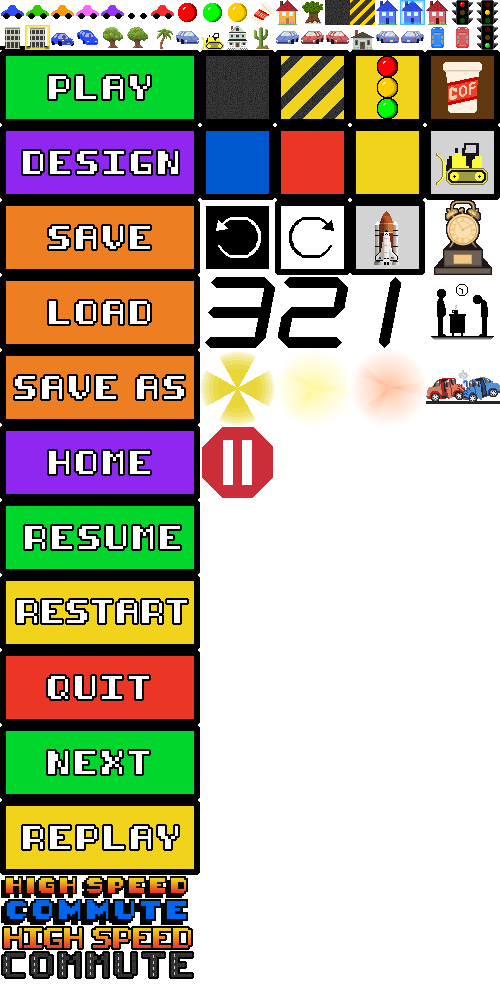
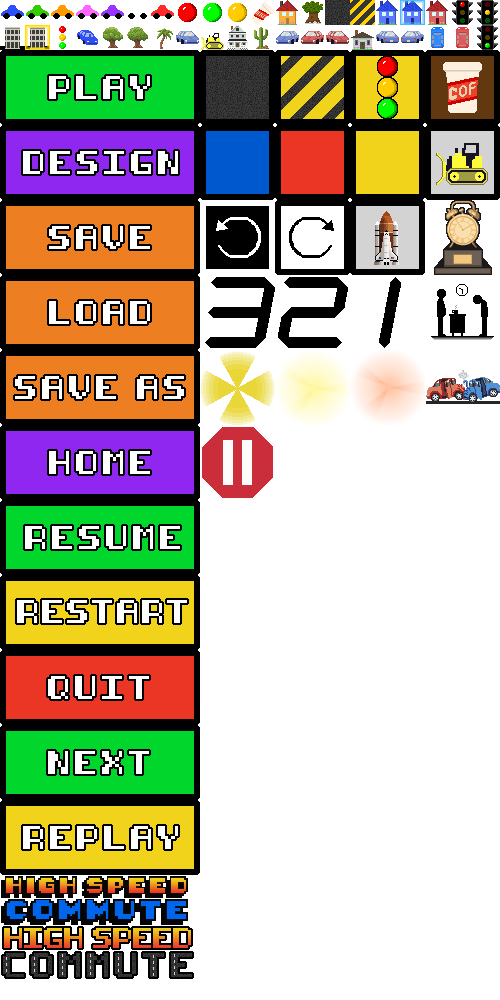
The second w=500, h=1000 image is a revision of the first. Changes to its layers:
renamed "new car" to "stoplight design", painted on it over [37, 26, 74, 49]
